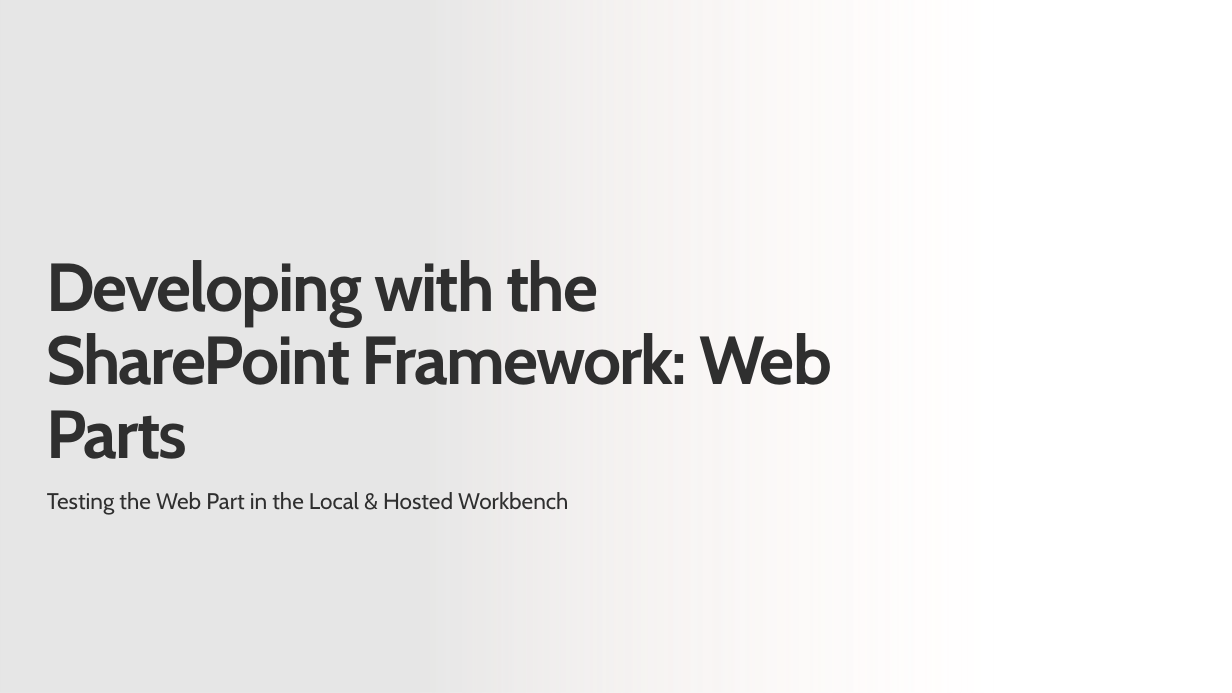
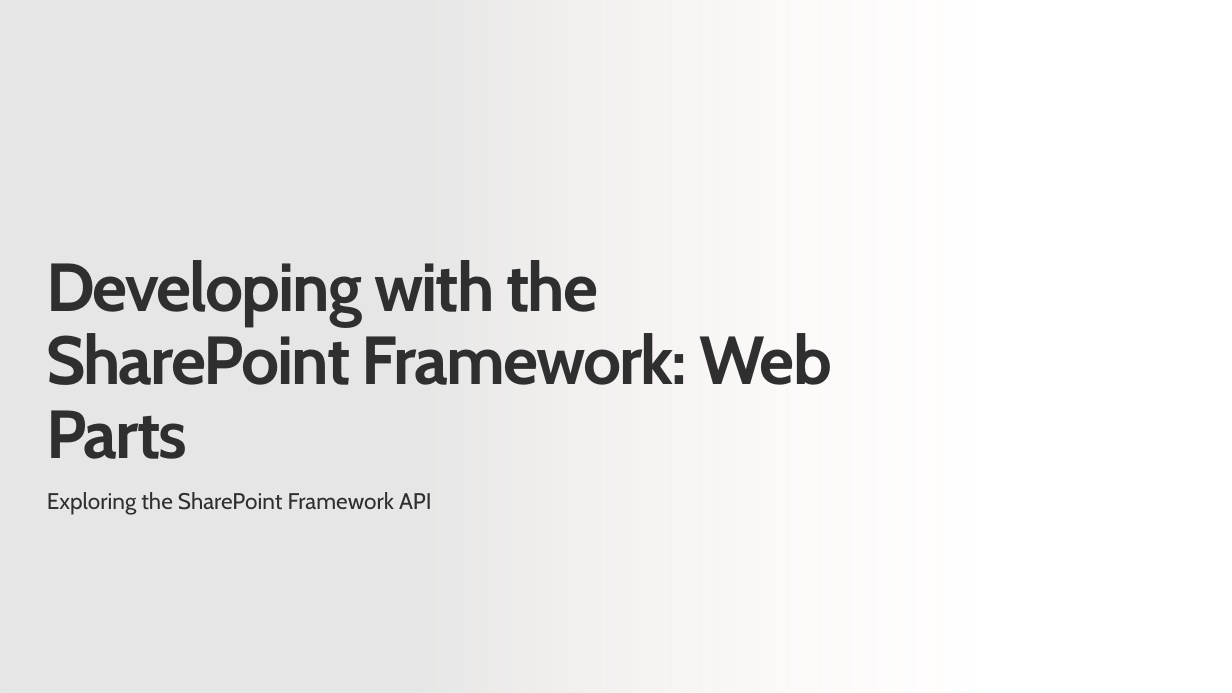
Before and after one commit to renahorton218/SharePoint-spfx-web-parts, a slide deck: slide 1 of 03-spfxapi.pptx. Drawn at 1232x693 pixels with LibreOffice and Linux fonts; fonts in the diff are those of the drawing; background and template pictures are left out. Boxes give left, top, right and bottom in pixels: in the first picture for what was removed or moved away, otherwise in the second. Text is boxed around its words. In the diff, an @@ line names an element or a change of style, - is before the commit and + after.

```diff
--- a/03-spfxapi.pptx
+++ b/03-spfxapi.pptx
@@ text at [47,492,432,515]: text changed @@
-Testing the Web Part in the Local & Hosted Workbench
+Exploring the SharePoint Framework API
```
Also in this commit, not shown: 5 other slides changed, 39 other files.
